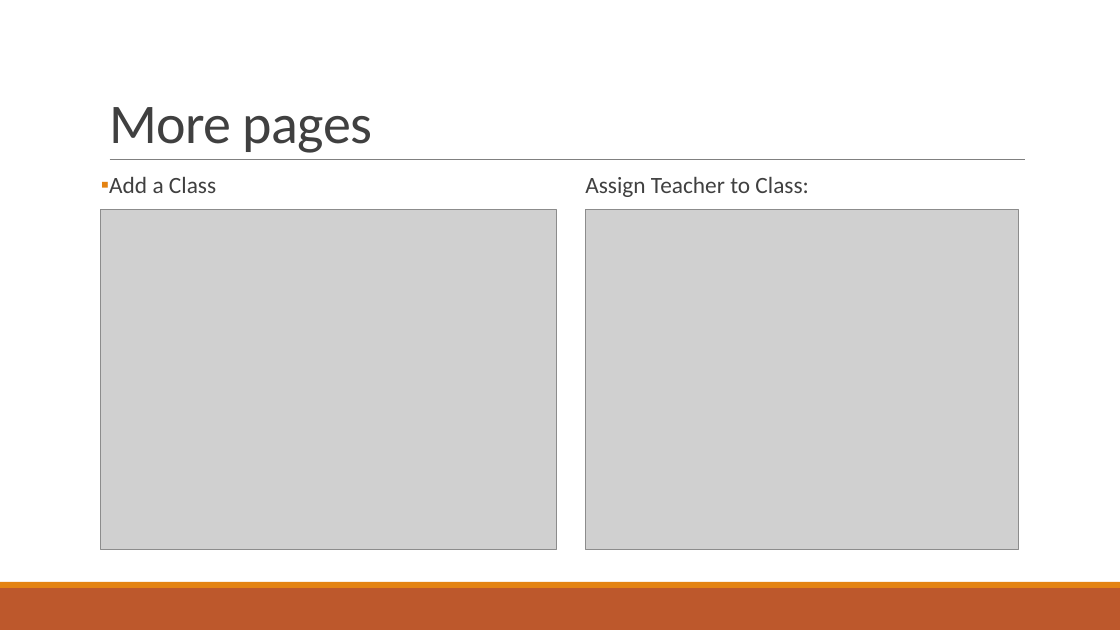
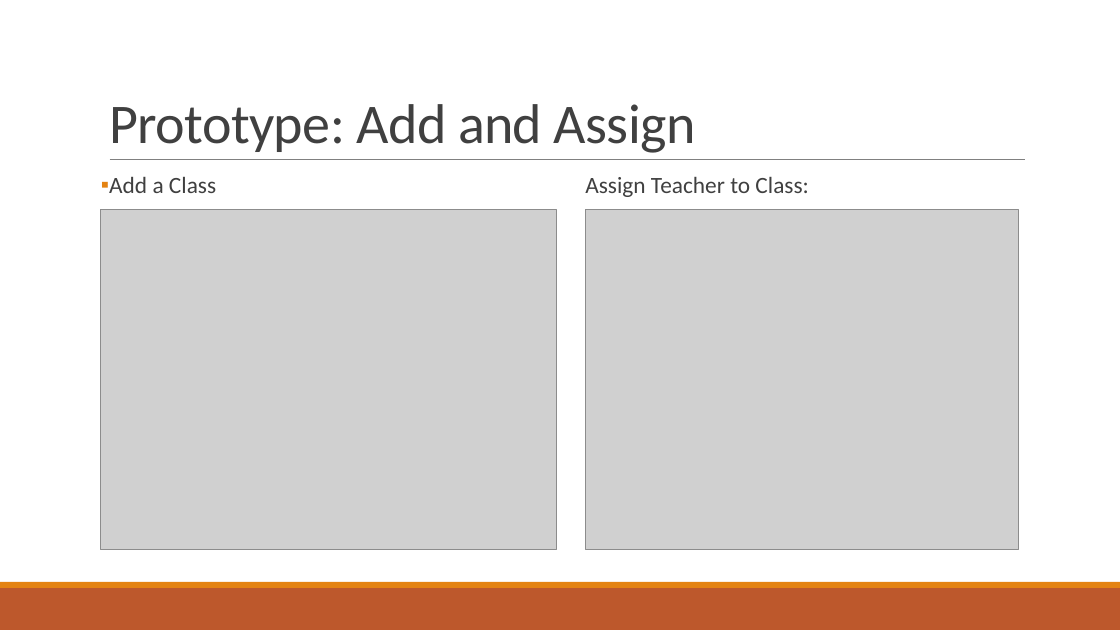
Before and after one commit to SDSMT-CSC464-F15/dancesoft, a slide deck: slide 11 of Sprint 3/client presentation/DanceSoft powerpoint sprint 3.pptx. Drawn at 1120x630 pixels with LibreOffice and Linux fonts; fonts in the diff are those of the drawing; grey boxes stand for pictures. Boxes give left, top, right and bottom in pixels: in the first picture for what was removed or moved away, otherwise in the second. Text is boxed around its words. In the diff, an @@ line names an element or a change of style, - is before the commit and + after.

```diff
--- a/Sprint 3/client presentation/DanceSoft powerpoint sprint 3.pptx
+++ b/Sprint 3/client presentation/DanceSoft powerpoint sprint 3.pptx
@@ title at bbox=[109, 104, 696, 153]: text changed @@
-More pages
+Prototype: Add and Assign
```
Also in this commit, not shown: 7 other slides changed, 2 slides added, 2 slides removed, 40 other files.
